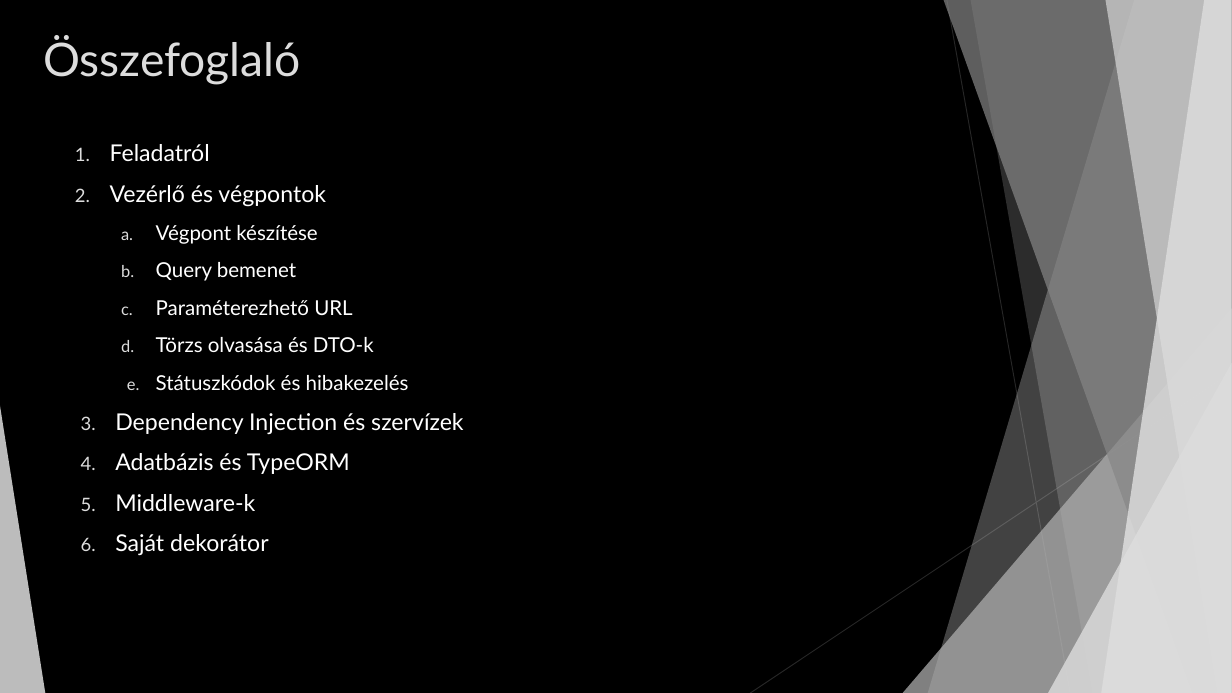
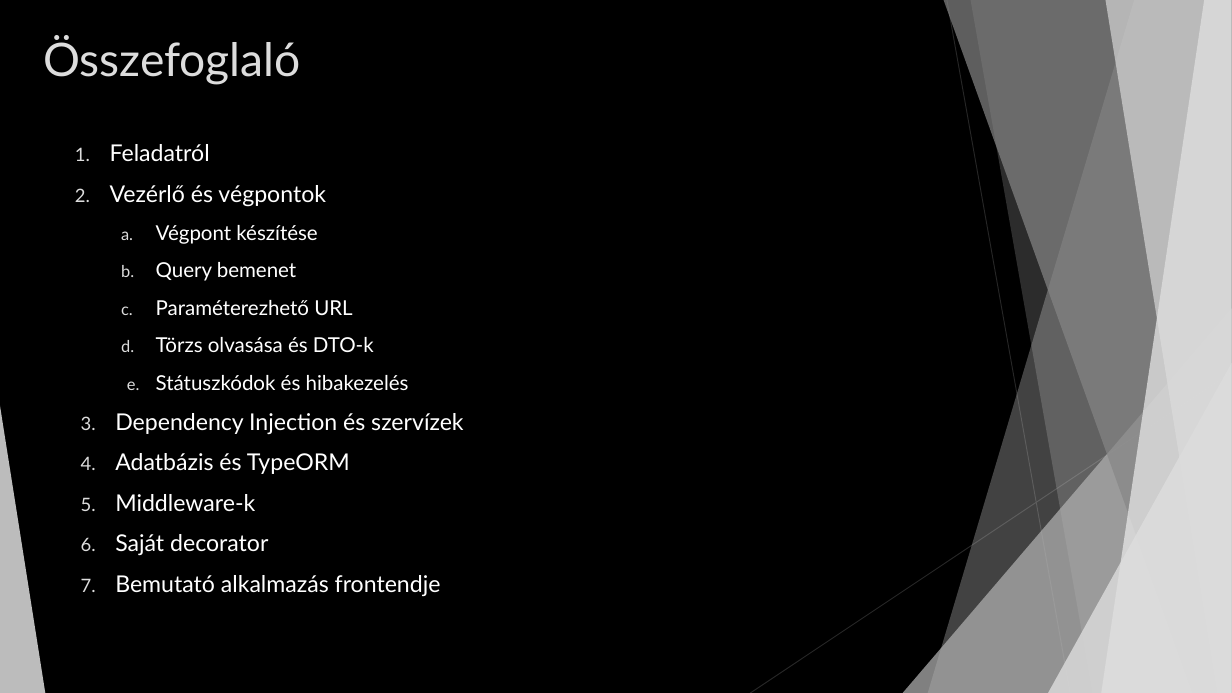
Before and after one commit to niklierik/zv, a slide deck: slide 35 of js_backend_presentation.pptx (slide 33 before the commit). Drawn at 1232x693 pixels with LibreOffice and Linux fonts; fonts in the diff are those of the drawing. Boxes give left, top, right and bottom in pixels: in the first picture for what was removed or moved away, otherwise in the second. Text is boxed around its words. In the diff, an @@ line names an element or a change of style, - is before the commit and + after.

```diff
--- a/js_backend_presentation.pptx
+++ b/js_backend_presentation.pptx
@@ text at (115,534,441,596): text changed @@
-6. Saját dekorátor
+6. Saját decorator
+7. Bemutató alkalmazás frontendje
```
Also in this commit, not shown: 4 other slides changed, 3 slides added, 1 slide removed.
